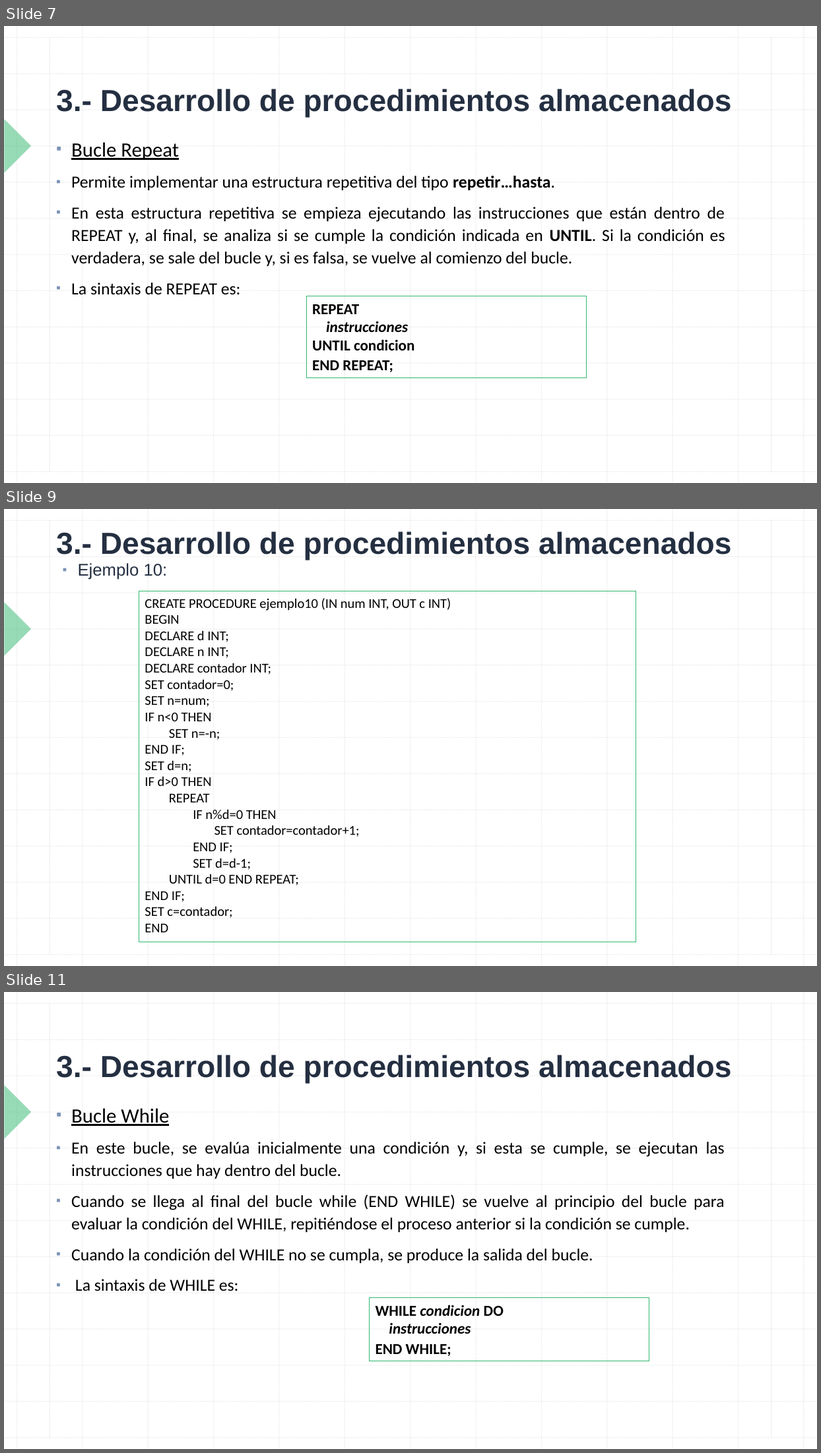
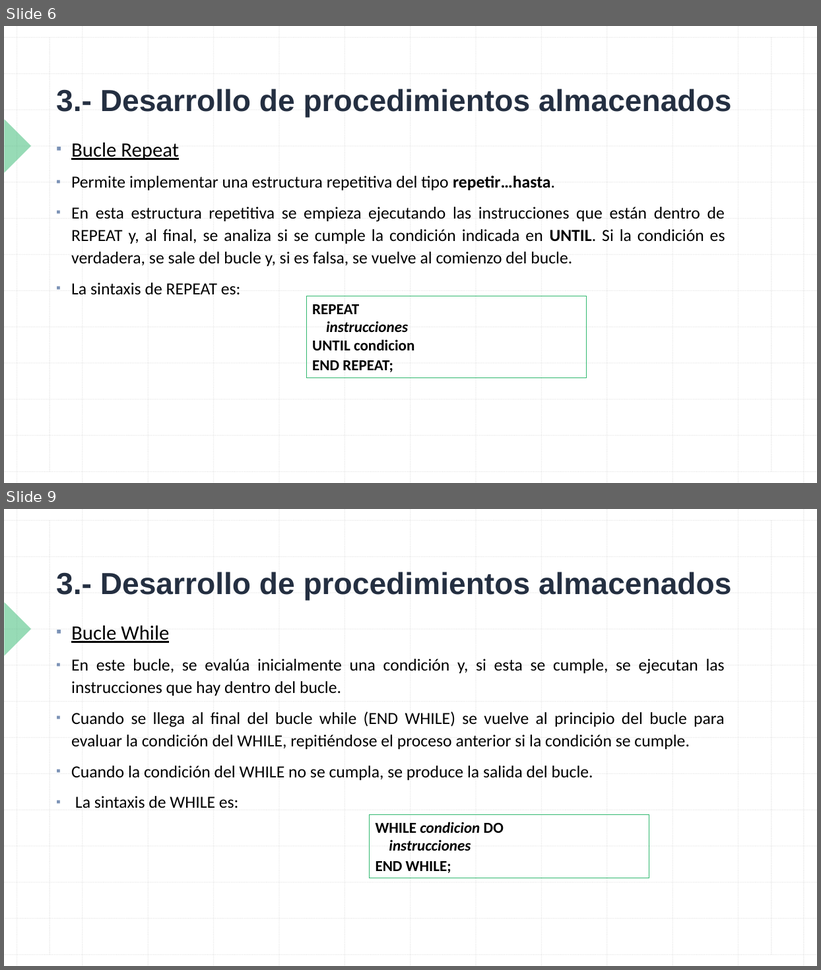
Before and after one commit to NuriaCelis/GBD2324, a slide deck: Tema6/TEMA 6 Sesion 4.pptx. Shown one above the other, each under a label of ours: slides 7, 9 and 11 before the commit, slides 6 and 9 after it; the slides between them are not shown. The pictures are 821x1453 and 821x970 pixels, drawn with LibreOffice and Linux fonts; fonts in the diff are those of the drawing. Boxes give left, top, right and bottom in pixels: in the first picture for what was removed or moved away, otherwise in the second. Text is boxed around its words. In the diff, an @@ line names an element or a change of style, - is before the commit and + after.

```diff
--- a/Tema6/TEMA 6 Sesion 4.pptx
+++ b/Tema6/TEMA 6 Sesion 4.pptx
@@ slide 9 removed at bbox=[4, 509, 817, 966], background #FFFFFF; not listed: 29 template elements that a slide beside it also shows @@
@@ title removed at bbox=[56, 531, 732, 560] @@
-3.- Desarrollo de procedimientos almacenados
@@ text removed at bbox=[78, 563, 168, 580] @@
-▪ Ejemplo 10:
@@ rectangle removed at bbox=[139, 591, 636, 943] @@
-CREATE PROCEDURE ejemplo10 (IN num INT, OUT c INT)
-BEGIN
-DECLARE d INT;
-DECLARE n INT;
-DECLARE contador INT;
-SET contador=0;
-SET n=num;
-IF n<0 THEN
-SET n=-n;
-END IF;
-SET d=n;
-IF d>0 THEN
-REPEAT
-IF n%d=0 THEN
-SET contador=contador+1;
-END IF;
-SET d=d-1;
-UNTIL d=0 END REPEAT;
-END IF;
-SET c=contador;
-END
@@ what was slide 7 is now slide 6 @@
@@ what was slide 11 is now slide 9 @@
```
Also in this commit, not shown: 1 slide changed, 5 slides added, 7 other slides removed, 2 other files.
